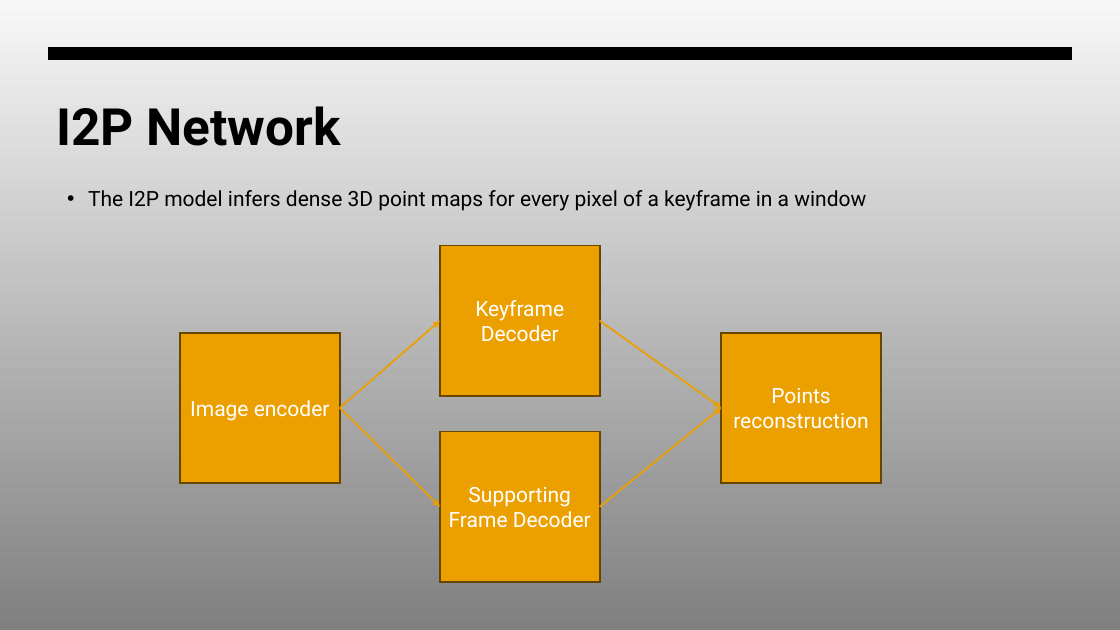
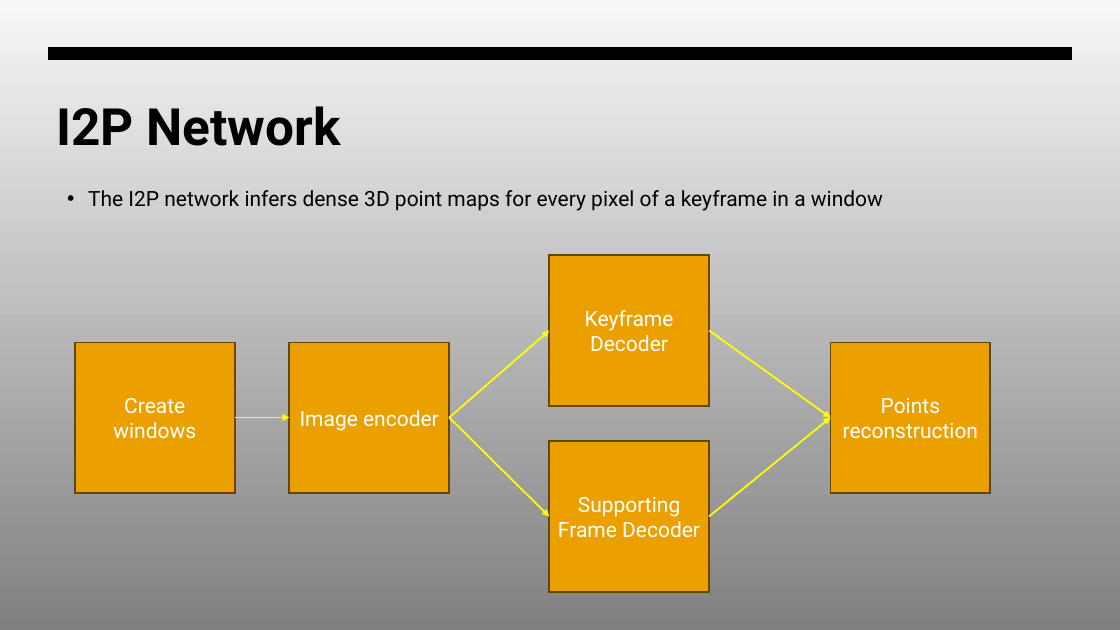
Before and after one commit to Warren-SJ/SLAM3R, a slide deck: slide 5 of SLAM3R.pptx. Drawn at 1120x630 pixels with LibreOffice and Linux fonts; fonts in the diff are those of the drawing. Boxes give left, top, right and bottom in pixels: in the first picture for what was removed or moved away, otherwise in the second. Text is boxed around its words. In the diff, an @@ line names an element or a change of style, - is before the commit and + after.

Commit message:
Add L2W to presentation

```diff
--- a/SLAM3R.pptx
+++ b/SLAM3R.pptx
@@ text at (88,190,883,211): text changed @@
-• The I2P model infers dense 3D point maps for every pixel of a keyframe in a window
+• The I2P network infers dense 3D point maps for every pixel of a keyframe in a window
@@ rectangle added at (75,343,234,493), fill #EBA000, outline #674600 1.5 pt, 18 pt, text #FFFFFF @@
+Create windows
@@ 4 rectangles, 4 arrows: place and size @@
-4 rectangles, 4 arrows at (180,245,881,582)
+4 rectangles, 4 arrows at (289,255,991,592)
@@ arrow (450, 418) - (549, 331): stroke #EBA000 1.5 pt to #FFFF00 1.5 pt @@
@@ arrow (709, 331) - (831, 418): stroke #EBA000 1.5 pt to #FFFF00 1.5 pt @@
@@ arrow added from (235, 418) to (289, 418), #FFFF00 1.5 pt @@
@@ arrow (450, 418) - (549, 517): stroke #EBA000 1.5 pt to #FFFF00 1.5 pt @@
@@ arrow (709, 517) - (831, 418): stroke #EBA000 1.5 pt to #FFFF00 1.5 pt @@
```
Also in this commit, not shown: 1 other slide changed, 10 slides added, 1 slide removed.
